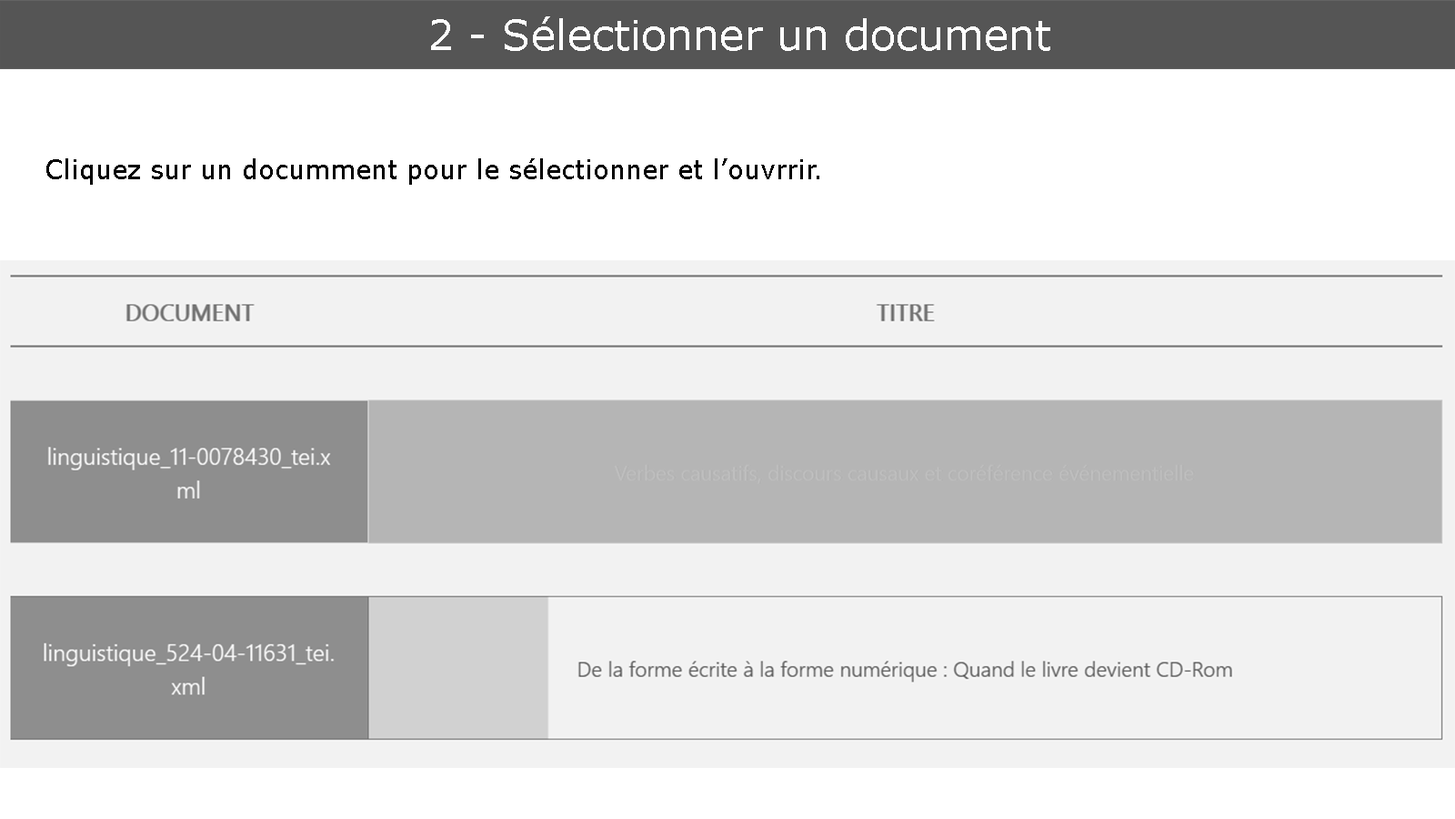
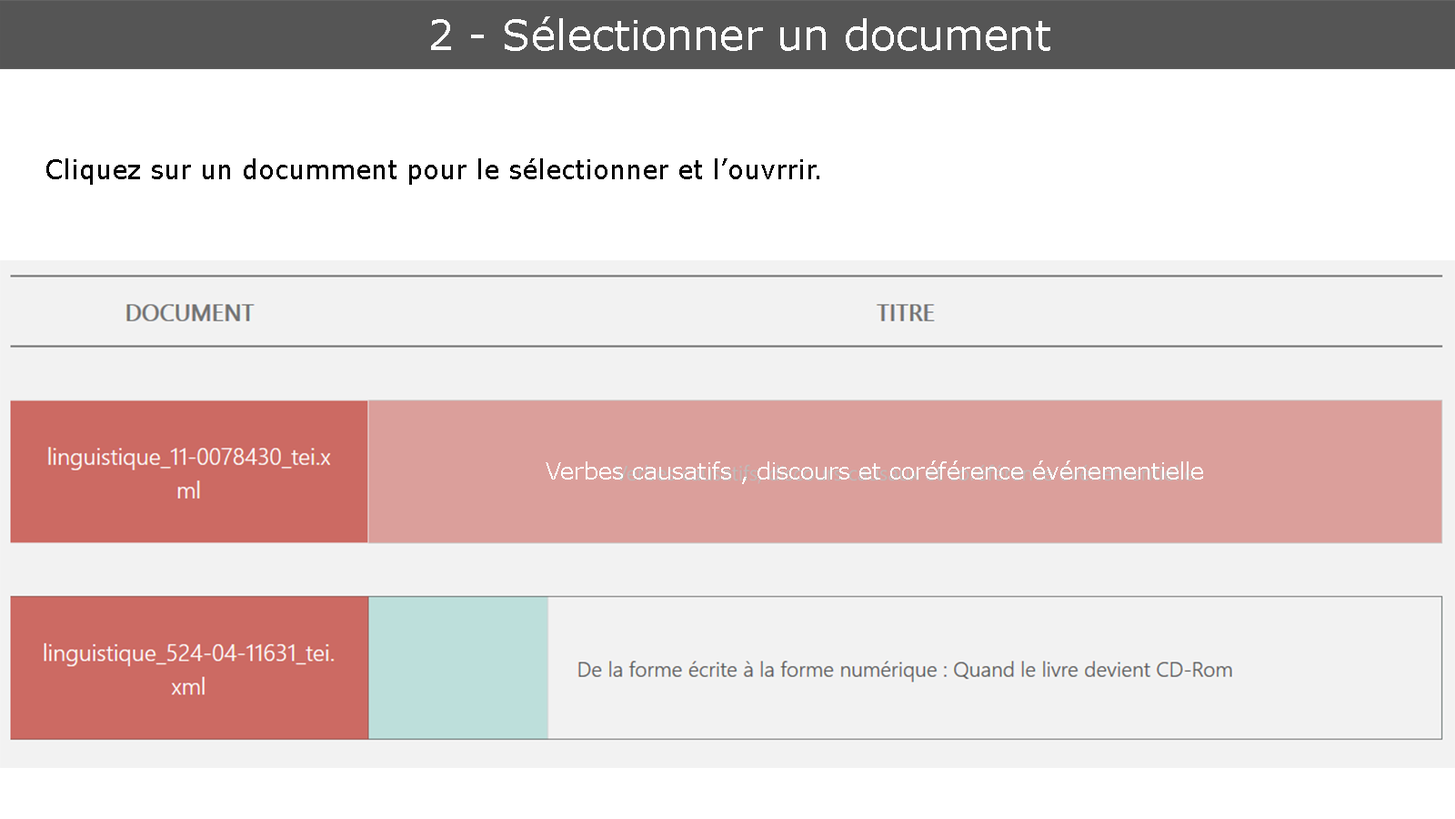
Two versions of the same layered image (1455x819). Layer-by-layer changes:
added layer "Verbes causatifs , discours et coréférence événementielle" above "selectionDoc" over [left=545, top=460, right=1204, bottom=484]
